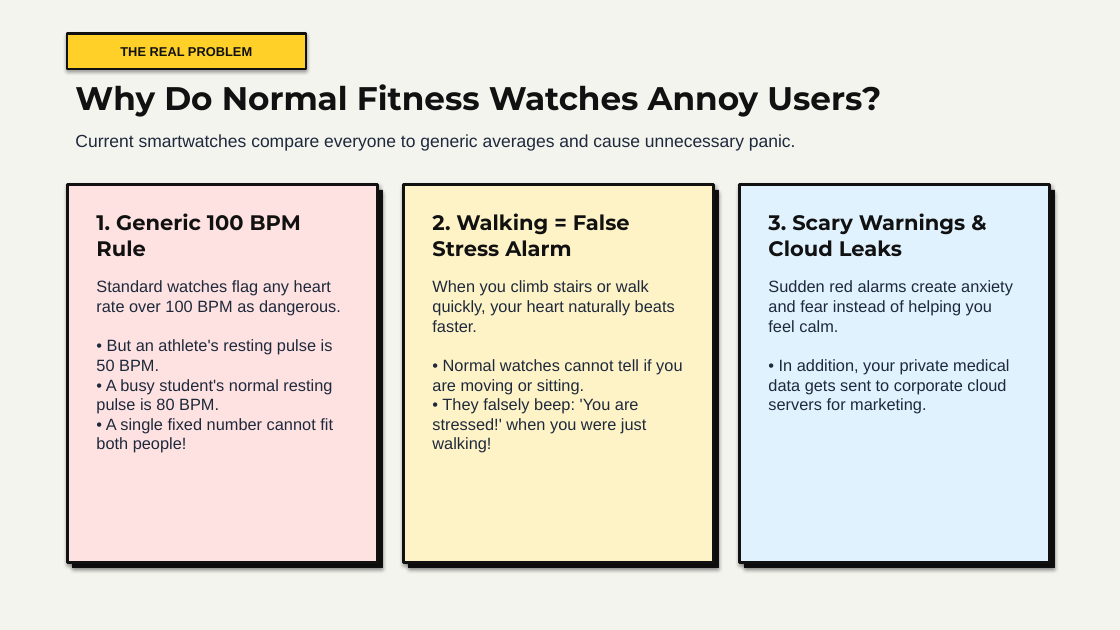
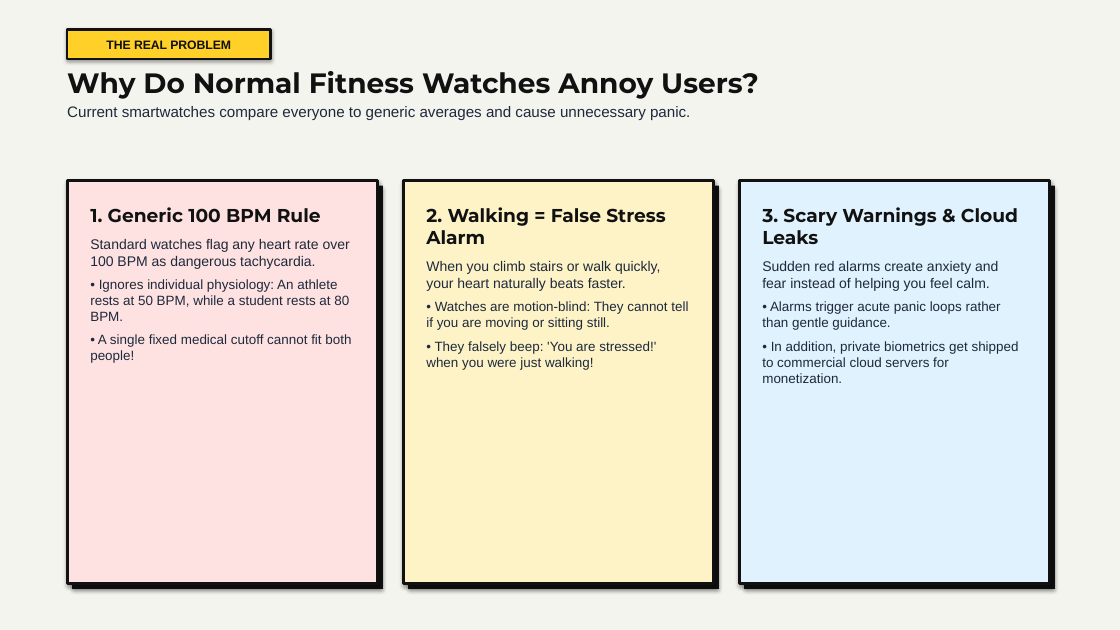
Before and after one commit to diya-1720/CaPsToNe, a slide deck: slide 2 of AWEN_Final_Presentation_AF52.pptx. Drawn at 1120x630 pixels with LibreOffice and Linux fonts; fonts in the diff are those of the drawing. Boxes give left, top, right and bottom in pixels: in the first picture for what was removed or moved away, otherwise in the second. Text is boxed around its words. In the diff, an @@ line names an element or a change of style, - is before the commit and + after.

Commit message:
feat(presentation): refine neo-brutalist slide deck layout and typography scaling
- Add responsive clamp sizing to HTML presentation slides for uniform scaling across displays
- Update python-pptx presentation generation with improved margins and bullet spacing
- Rebuild AWEN_Final_Presentation_AF52.pptx with polished layout and updated stats

```diff
--- a/AWEN_Final_Presentation_AF52.pptx
+++ b/AWEN_Final_Presentation_AF52.pptx
@@ rectangle "THE REAL PROBLEM": place and size @@
-rectangle "THE REAL PROBLEM" at <box>67,34,306,69</box>
+rectangle "THE REAL PROBLEM" at <box>67,29,271,59</box>
@@ rectangle "THE REAL PROBLEM" at <box>67,29,271,59</box>: size 11 to 10.5 pt @@
@@ text at <box>67,71,759,99</box>: size 28 to 24 pt in "Why Do Normal Fitness Watches Annoy Users?" @@
@@ text "Why Do Normal Fitness Watches ...": place and size @@
-text "Why Do Normal Fitness Watches ..." at <box>75,84,881,117</box>
+text "Why Do Normal Fitness Watches ..." at <box>67,71,759,120</box>
@@ text at <box>67,106,690,120</box>: paragraph added @@
+Current smartwatches compare everyone to generic averages and cause unnecessary panic.
@@ text removed at <box>75,134,796,151</box> @@
-Current smartwatches compare everyone to generic averages and cause unnecessary panic.
@@ rectangle: place and size @@
-rectangle at <box>72,190,383,568</box>
+rectangle at <box>67,181,378,584</box>
@@ rectangle at <box>67,181,378,584</box>: fill #111111 to #FEE2E2; outline none to #111111 2.5 pt @@
@@ rectangle: place and size @@
-rectangle at <box>67,185,378,563</box>
+rectangle at <box>72,186,383,589</box>
@@ rectangle at <box>72,186,383,589</box>: fill #FEE2E2 to #111111; outline #111111 2.5 pt to none @@
@@ text at <box>90,207,321,223</box>: size 18 to 16 pt in "1. Generic 100 BPM Rule" @@
@@ rectangle: place and size @@
-rectangle at <box>408,190,719,568</box>
+rectangle at <box>403,181,714,584</box>
@@ rectangle at <box>403,181,714,584</box>: fill #111111 to #FEF3C7; outline none to #111111 2.5 pt @@
@@ rectangle: place and size @@
-rectangle at <box>403,185,714,563</box>
+rectangle at <box>408,186,719,589</box>
@@ rectangle at <box>408,186,719,589</box>: fill #FEF3C7 to #111111; outline #111111 2.5 pt to none @@
@@ text at <box>426,207,665,244</box>: size 18 to 16 pt in "2. Walking = False Stress Alarm" @@
@@ rectangle: place and size @@
-rectangle at <box>744,190,1055,568</box>
+rectangle at <box>739,181,1050,584</box>
@@ rectangle at <box>739,181,1050,584</box>: fill #111111 to #E0F2FE; outline none to #111111 2.5 pt @@
@@ rectangle: place and size @@
-rectangle at <box>739,185,1050,563</box>
+rectangle at <box>744,186,1055,589</box>
@@ rectangle at <box>744,186,1055,589</box>: fill #E0F2FE to #111111; outline #111111 2.5 pt to none @@
@@ text at <box>762,207,1018,244</box>: size 18 to 16 pt in "3. Scary Warnings & Cloud Leaks" @@
@@ text at <box>90,239,351,363</box>: text changed; size 14 to 11.5 pt @@
-Standard watches flag any heart rate over 100 BPM as dangerous.
-• But an athlete's resting pulse is 50 BPM.
-• A busy student's normal resting pulse is 80 BPM.
-• A single fixed number cannot fit both people!
+Standard watches flag any heart rate over 100 BPM as dangerous tachycardia.
+• Ignores individual physiology: An athlete rests at 50 BPM, while a student rests at 80 BPM.
+• A single fixed medical cutoff cannot fit both people!
@@ text at <box>426,261,688,370</box>: text changed; size 14 to 11.5 pt @@
-When you climb stairs or walk quickly, your heart naturally beats faster.
-• Normal watches cannot tell if you are moving or sitting.
-• They falsely beep: 'You are stressed!' when you were just walking!
+When you climb stairs or walk quickly, your heart naturally beats faster.
+• Watches are motion-blind: They cannot tell if you are moving or sitting still.
+• They falsely beep: 'You are stressed!' when you were just walking!
@@ text at <box>762,261,1019,383</box>: text changed; size 14 to 11.5 pt @@
-Sudden red alarms create anxiety and fear instead of helping you feel calm.
-• In addition, your private medical data gets sent to corporate cloud servers for marketing.
+Sudden red alarms create anxiety and fear instead of helping you feel calm.
+• Alarms trigger acute panic loops rather than gentle guidance.
+• In addition, private biometrics get shipped to commercial cloud servers for monetization.
```
Also in this commit, not shown: 13 other slides changed, 2 other files.
